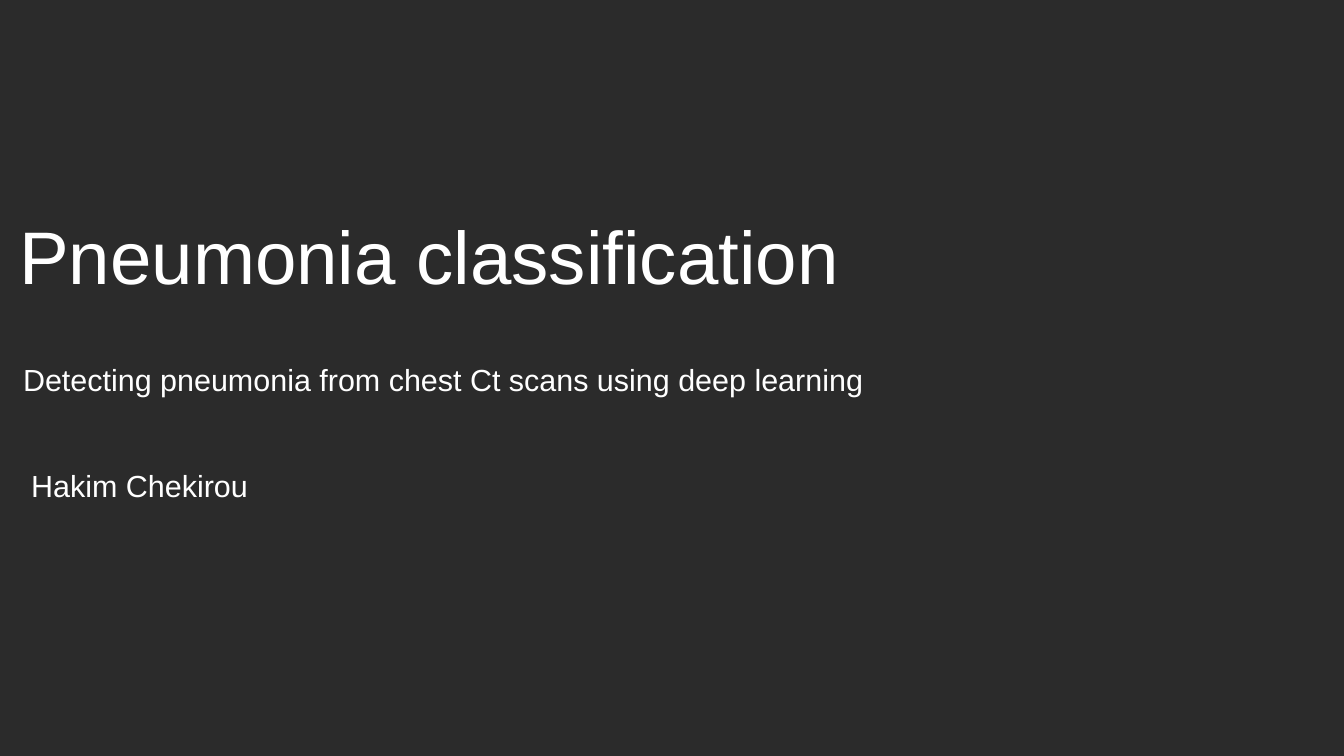
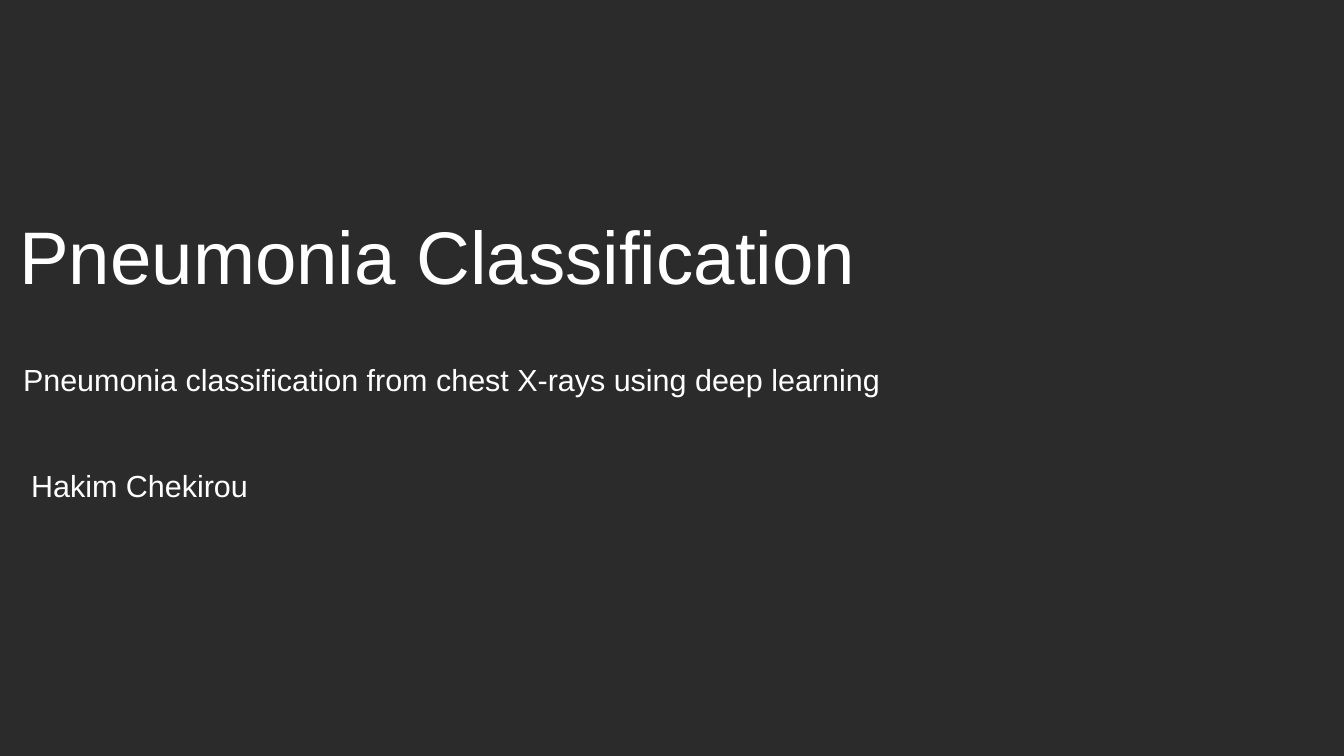
Before and after one commit to chekirou/Pneumonia_Classification, a slide deck: slide 1 of presentation.odp. Drawn at 1344x756 pixels with LibreOffice and Linux fonts; fonts in the diff are those of the drawing; background and template pictures are left out; a plain dark background stands for a picture behind light text. Boxes give left, top, right and bottom in pixels: in the first picture for what was removed or moved away, otherwise in the second. Text is boxed around its words. In the diff, an @@ line names an element or a change of style, - is before the commit and + after.

```diff
--- a/presentation.odp
+++ b/presentation.odp
@@ title at box(19, 230, 856, 285): text changed @@
-Pneumonia classification
+Pneumonia Classification
@@ text at box(23, 369, 879, 397): text changed @@
-Detecting pneumonia from chest Ct scans using deep learning
+Pneumonia classification from chest X-rays using deep learning
```
Also in this commit, not shown: 2 other slides changed, 9 slides added, 4 slides removed, 24 other files.
